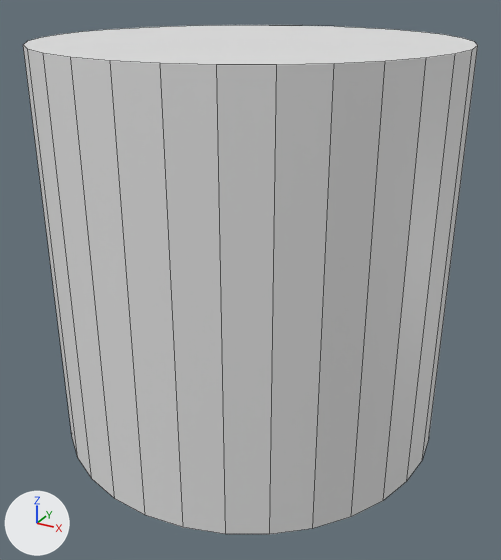
Before and after pictures for a commit that changed the Blender file Assets/Art/cilinder.blend.
Camera for both pictures: a 50 mm camera at (1.62, -2.95, 1.27) aimed at (0.04, -0.07, -0.17). The lights are fixed; the arrows at lower left show +X, +Y and +Z. Mesh edges are drawn as thin lines.
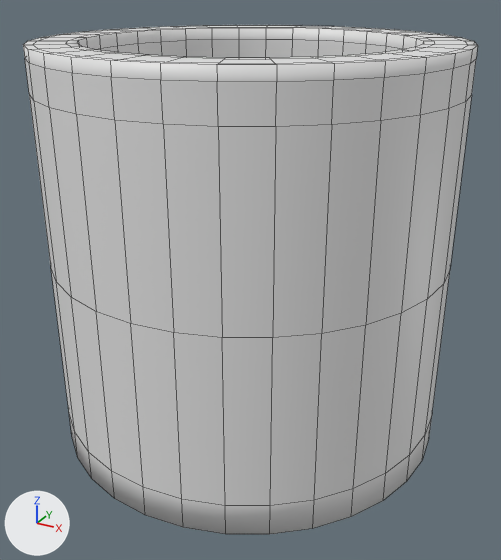
Changed parts and their boxes (x1, y1, x2, y2) in the pictures (501 x 560 px):
part 1 of me_cylinder, added
    after: (23, 25, 478, 534)

What changed in the scene script:
```text
Change me_cylinder:
    used by ob_cylinder; location = (0.0, 0.0, 0.0)
    remove me_cylinder.from_pydata(...)  # 64 vertices, 34 faces; spans x -1.0..1.0, y -1.0..1.0, z -1.0..1.0
    add me_cylinder.from_pydata(...)  # 416 vertices, 386 faces; spans x -1.0..1.0, y -1.0..1.0, z -1.0..1.0
    me_cylinder part 1: 352 vertices added at x -1.0..1.0, y -1.0..1.0, z -0.84..1.0
```
